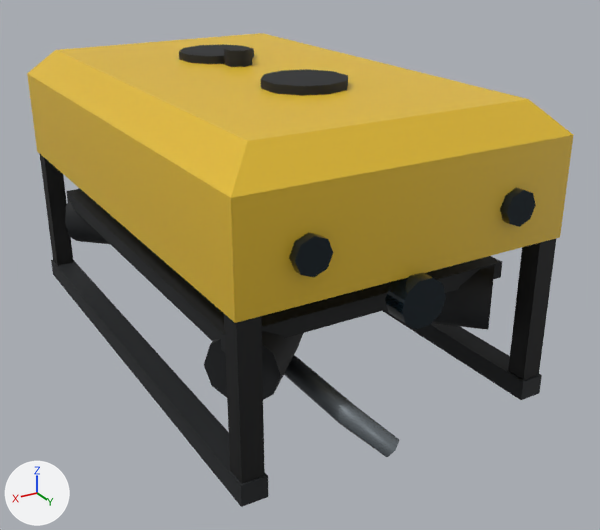
The glTF model godot/assets/models/subsea/rov_LOD0.glb, before and after one commit.
Before and after are seen from a 50 mm camera at (1.94, 3.64, 1.38) aimed at (-0.07, 0.29, -0.29). Arrows for +X, +Y and +Z are at lower left; the lights stay in place. The older version comes first. Vertices at exactly the same position are counted once.

The scene before the commit, as lines of its bpy script (objects in view):
```python
me_hull = bpy.data.meshes.new('Hull')
me_hull.from_pydata(...)  # 12 vertices, 20 faces; spans x -0.8..0.8, y -1.3..1.3, z 0.05..0.65
me_hull.materials.append(mat_lk_vsubseayellow)
me_machinery = bpy.data.meshes.new('Machinery')
me_machinery.from_pydata(...)  # 18 vertices, 32 faces; spans x 0.162..0.4, y 0.9..1.495, z -0.638..-0.407
me_machinery.materials.append(mat_lk_vsteel)
me_rubber = bpy.data.meshes.new('Rubber')
me_rubber.from_pydata(...)  # 188 vertices, 320 faces; spans x -0.8..0.8, y -1.3..1.3, z -0.75..0.73
me_rubber.materials.append(mat_lk_vdark)
me_windows = bpy.data.meshes.new('Windows')
me_windows.from_pydata(...)  # a 10-sided cylinder along y spanning x -0.11..0.11, y 1.25..1.36, z -0.155..0.055; an 8-sided cylinder along y spanning x -0.58..-0.42, y 1.25..1.34, z 0.17..0.33; an 8-sided cylinder along y spanning x 0.42..0.58, y 1.25..1.34, z 0.17..0.33
me_windows.materials.append(mat_lk_vglass)
ob_hull = bpy.data.objects.new('Hull', me_hull)
ob_hull.location = (0.0, 0.0, 0.0)
ob_machinery = bpy.data.objects.new('Machinery', me_machinery)
ob_machinery.location = (0.0, 0.0, 0.0)
ob_rubber = bpy.data.objects.new('Rubber', me_rubber)
ob_rubber.location = (0.0, 0.0, 0.0)
ob_windows = bpy.data.objects.new('Windows', me_windows)
ob_windows.location = (0.0, 0.0, 0.0)
```
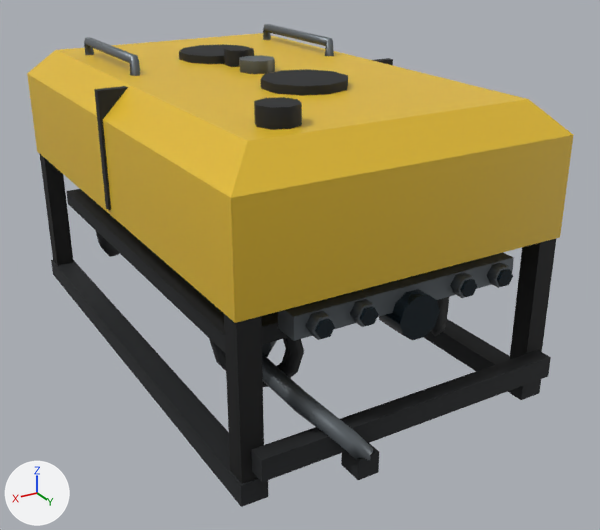
Where the change shows, as pixel boxes (x1, y1, x2, y2) in the pictures (600 x 530 px):
'Machinery', reshaped (272% wider, 324% taller)
    before: (284, 355, 399, 457)
    after: (84, 24, 514, 460)
'Windows', reshaped (20% narrower, 50% shorter)
    before: (289, 187, 536, 329)
    after: (315, 269, 513, 340)
part 1 of me_machinery, reshaped
    before: (284, 355, 399, 457)
    after: (262, 253, 514, 460)
part 2 of me_machinery, added
    after: (84, 24, 334, 76)
part 3 of me_rubber, added
    after: (254, 97, 302, 130)
part 4 of me_rubber, added
    after: (251, 350, 551, 482)
part 5 of me_rubber, added
    after: (341, 443, 379, 480)
part 6 of me_rubber, added
    after: (431, 297, 449, 337)
part 7 of me_rubber, added (mostly hidden)
    after: (96, 231, 119, 257)
part 8 of me_rubber, added
    after: (209, 337, 304, 387)
part 9 of me_rubber, deleted
    before: (65, 188, 109, 244)
part 10 of me_rubber, deleted
    before: (204, 265, 495, 400)
part 11 of me_rubber, added
    after: (94, 58, 393, 210)
part 12 of me_windows, added
    after: (379, 289, 440, 340)
part 13 of me_windows, added
    after: (497, 269, 513, 287)
part 14 of me_windows, added
    after: (460, 279, 477, 297)
part 15 of me_windows, added
    after: (360, 306, 379, 326)
part 16 of me_windows, added
    after: (315, 318, 335, 339)
part 17 of me_windows, deleted
    before: (385, 273, 446, 329)
part 18 of me_windows, deleted
    before: (500, 187, 536, 227)
part 19 of me_windows, deleted
    before: (289, 232, 333, 277)

What the commit changed:
me_machinery is used by ob_machinery; location (0.0, 0.0, 0.0).
me_machinery had 18 vertices, 32 faces and spanned x 0.162..0.4, y 0.9..1.495, z -0.638..-0.407.
me_machinery now has 200 vertices, 336 faces and spans x -0.574..0.574, y -0.929..1.46, z -0.648..0.74.
me_machinery part 1: 18 vertices removed from x 0.162..0.4, y 0.9..1.495, z -0.638..-0.407; 112 vertices added at x -0.55..0.55, y 0.675..1.46, z -0.648..0.0.
me_machinery part 2: 56 vertices added at x -0.574..0.574, y -0.92..0.09, z 0.65..0.74.
Other edits to the shape of me_machinery do not show in these pictures.
me_rubber is used by ob_rubber; location (0.0, 0.0, 0.0).
me_rubber had 188 vertices, 320 faces and spanned x -0.8..0.8, y -1.3..1.3, z -0.75..0.73.
me_rubber now has 340 vertices, 622 faces and spans x -0.81..0.81, y -1.3..1.44, z -0.75..0.73.
me_rubber part 3: a new loose piece, an 8-sided cylinder along z spanning x 0.36..0.54, y 0.91..1.09, z 0.65..0.73, in mat_lk_vdark.
me_rubber part 4: a new loose piece, a box spanning x -0.75..0.75, y 1.3..1.38, z -0.6..-0.5, in mat_lk_vdark.
me_rubber part 5: a new loose piece, a box spanning x 0.25..0.35, y 1.32..1.44, z -0.71..-0.61, in mat_lk_vdark.
me_rubber part 6: a new loose piece of 48 vertices spanning x -0.65..-0.35, y 0.73..1.03, z -0.53..-0.11, in mat_lk_vdark.
me_rubber part 7: a new loose piece of 48 vertices spanning x 0.35..0.65, y -1.03..-0.73, z -0.53..-0.11, in mat_lk_vdark.
me_rubber part 8: a new loose piece of 48 vertices spanning x 0.35..0.65, y 0.73..1.03, z -0.53..-0.11, in mat_lk_vdark.
me_rubber part 9: 40 vertices removed from x -0.77..0.77, y -1.17..-0.67, z -0.45..-0.15.
me_rubber part 10: 40 vertices removed from x -0.77..0.77, y 0.67..1.17, z -0.45..-0.15.
me_rubber part 11: 8 vertices added at x -0.81..0.81, y -0.02..0.02, z 0.08..0.64.
Other edits to the shape of me_rubber do not show in these pictures.
me_windows is used by ob_windows; location (0.0, 0.0, 0.0).
me_windows had 52 vertices, 92 faces and spanned x -0.58..0.58, y 1.25..1.36, z -0.155..0.33.
me_windows now has 68 vertices, 116 faces and spans x -0.49..0.49, y 1.18..1.345, z -0.215..-0.015.
me_windows part 12: a new loose piece, a 10-sided cylinder along y spanning x -0.1..0.1, y 1.18..1.34, z -0.215..-0.025, in mat_lk_vglass.
me_windows part 13: a new loose piece, a 6-sided cylinder along y spanning x -0.49..-0.41, y 1.33..1.345, z -0.085..-0.015, in mat_lk_vglass.
me_windows part 14: a new loose piece, a 6-sided cylinder along y spanning x -0.29..-0.21, y 1.33..1.345, z -0.085..-0.015, in mat_lk_vglass.
me_windows part 15: a new loose piece, a 6-sided cylinder along y spanning x 0.21..0.29, y 1.33..1.345, z -0.085..-0.015, in mat_lk_vglass.
me_windows part 16: a new loose piece, a 6-sided cylinder along y spanning x 0.41..0.49, y 1.33..1.345, z -0.085..-0.015, in mat_lk_vglass.
me_windows part 17: the loose piece of 20 vertices spanning x -0.11..0.11, y 1.25..1.36, z -0.155..0.055 is deleted.
me_windows part 18: the loose piece of 16 vertices spanning x -0.58..-0.42, y 1.25..1.34, z 0.17..0.33 is deleted.
me_windows part 19: the loose piece of 16 vertices spanning x 0.42..0.58, y 1.25..1.34, z 0.17..0.33 is deleted.
